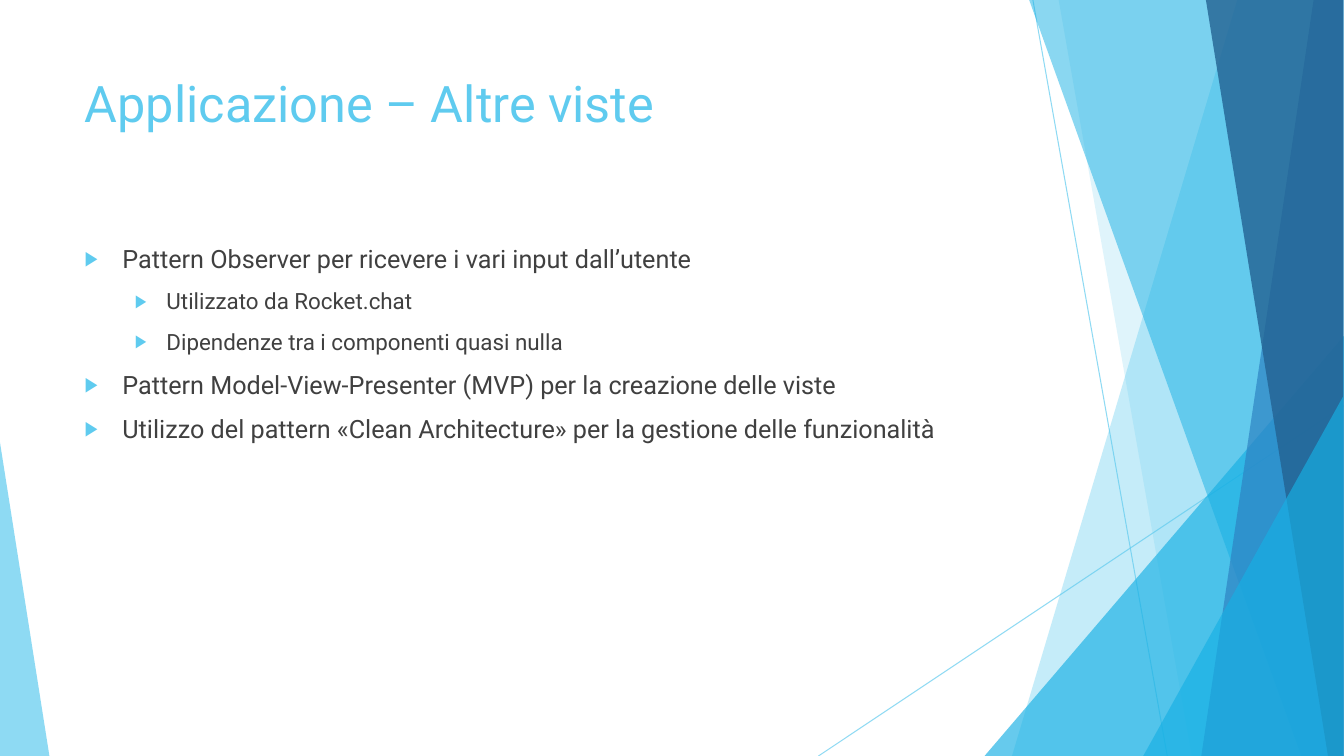
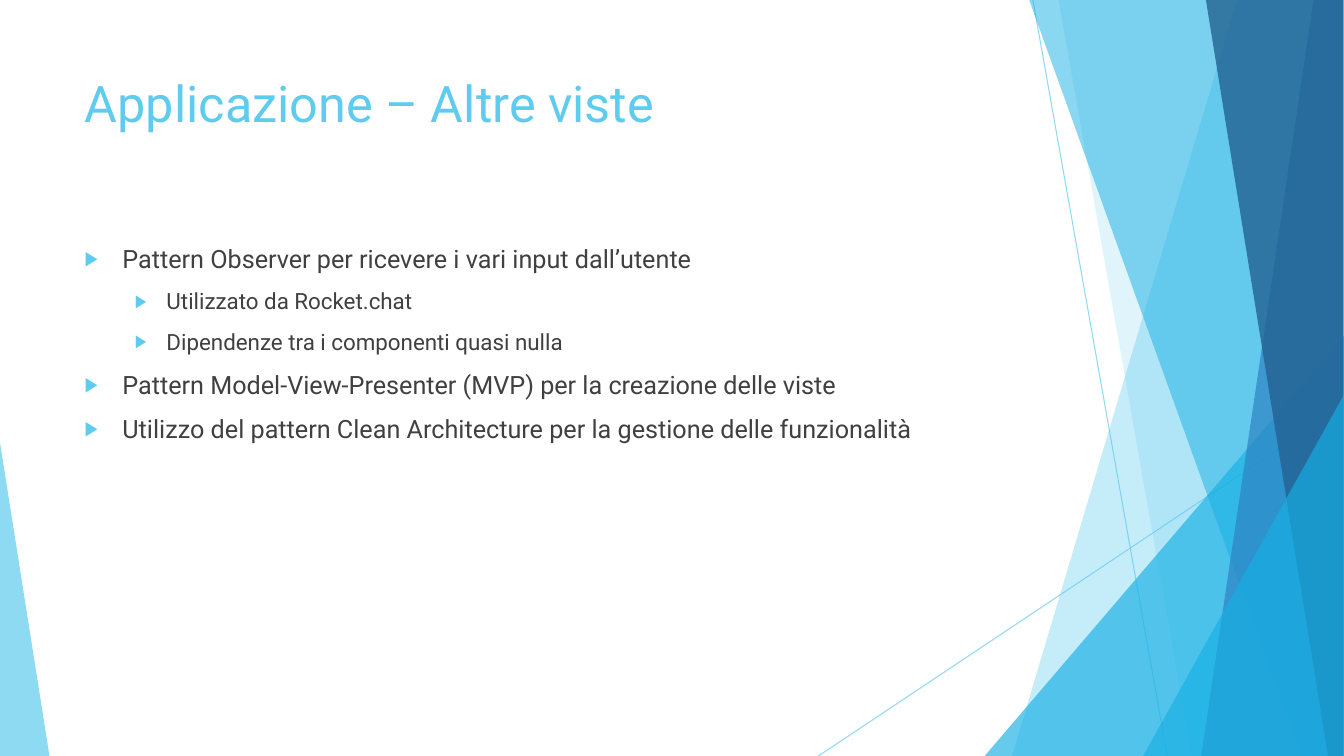
Before and after one commit to LucaDario/Documenti, a slide deck: slide 14 of 2 - RP/Progettazione/Progettazione Monolith.ppt (slide 13 before the commit). Drawn at 1344x756 pixels with LibreOffice and Linux fonts; fonts in the diff are those of the drawing. Boxes give left, top, right and bottom in pixels: in the first picture for what was removed or moved away, otherwise in the second. Text is boxed around its words. In the diff, an @@ line names an element or a change of style, - is before the commit and + after.

```diff
--- a/2 - RP/Progettazione/Progettazione Monolith.ppt
+++ b/2 - RP/Progettazione/Progettazione Monolith.ppt
@@ text at (122, 419, 911, 444): text changed @@
-▶ Utilizzo del pattern «Clean Architecture» per la gestione delle funzionalità
+▶ Utilizzo del pattern Clean Architecture per la gestione delle funzionalità
```
Also in this commit, not shown: 12 other slides changed, 1 slide added, 1 other file.
